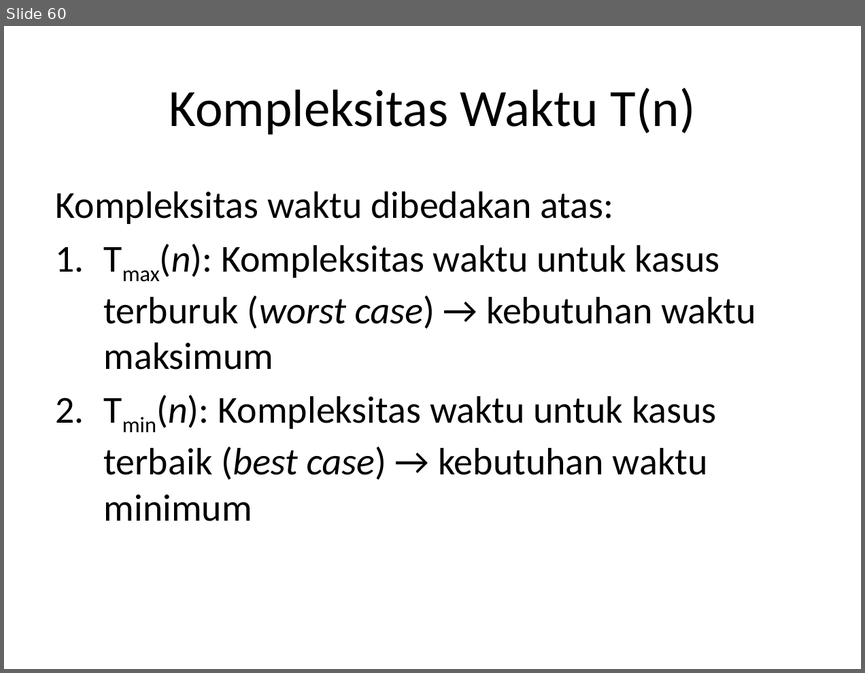
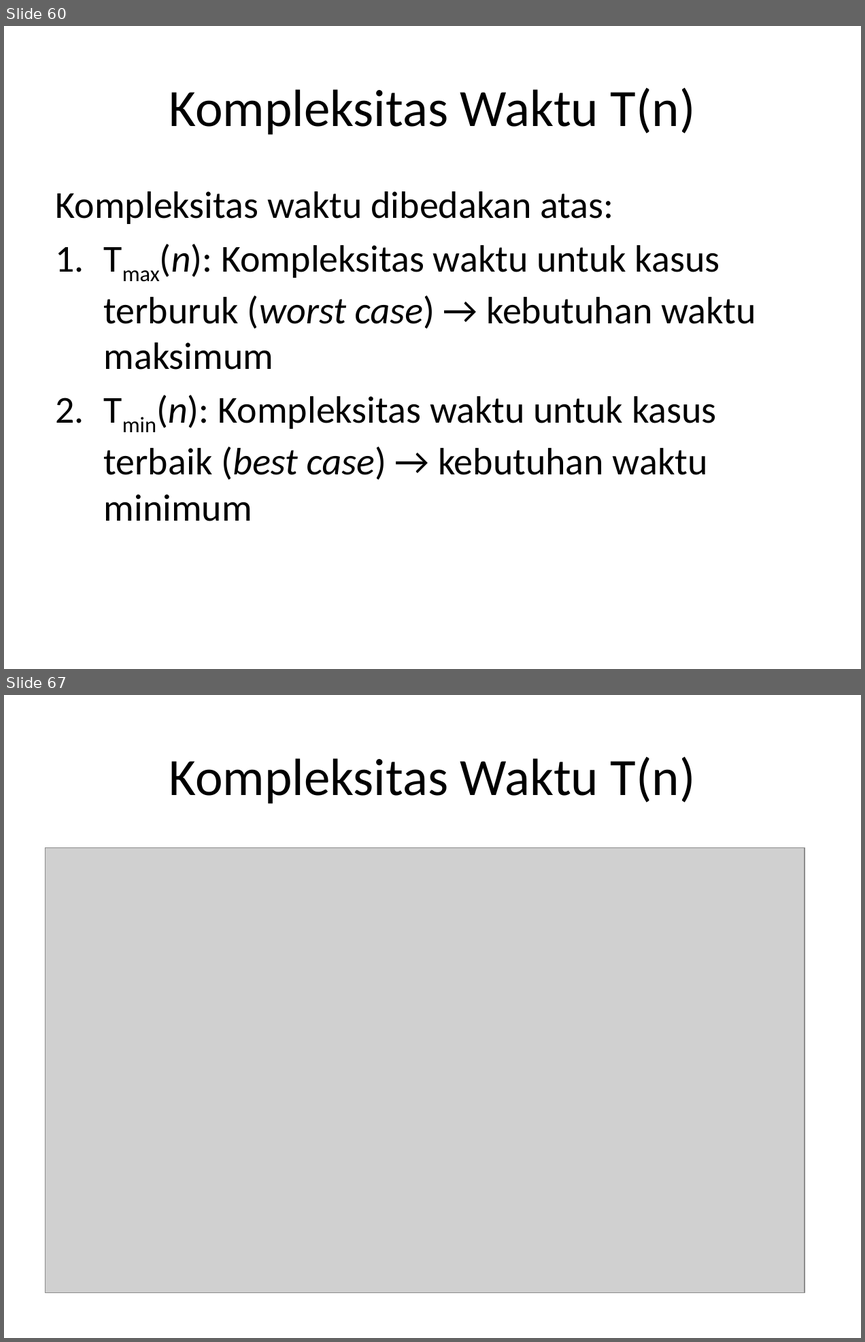
Before and after one commit to auliyanurul/kuliah, a slide deck: Algoritma dan Struktur Data.pptx. Shown one above the other, each under a label of ours: slide 60 before the commit, slides 60 and 67 after it; the slides between them are not shown. The pictures are 865x673 and 865x1342 pixels, drawn with LibreOffice and Linux fonts; fonts in the diff are those of the drawing; grey boxes stand for pictures. Boxes give left, top, right and bottom in pixels: in the first picture for what was removed or moved away, otherwise in the second. Text is boxed around its words. In the diff, an @@ line names an element or a change of style, - is before the commit and + after.

```diff
--- a/Algoritma dan Struktur Data.pptx
+++ b/Algoritma dan Struktur Data.pptx
@@ slide 67 added at [4, 695, 861, 1338], background #FFFFFF @@
@@ title added at [169, 757, 696, 804], 44 pt, text #000000 @@
+Kompleksitas Waktu T(n)
@@ picture added at [45, 847, 804, 1292] @@
```
Also in this commit, not shown: 1 slide changed, 11 other slides added.
